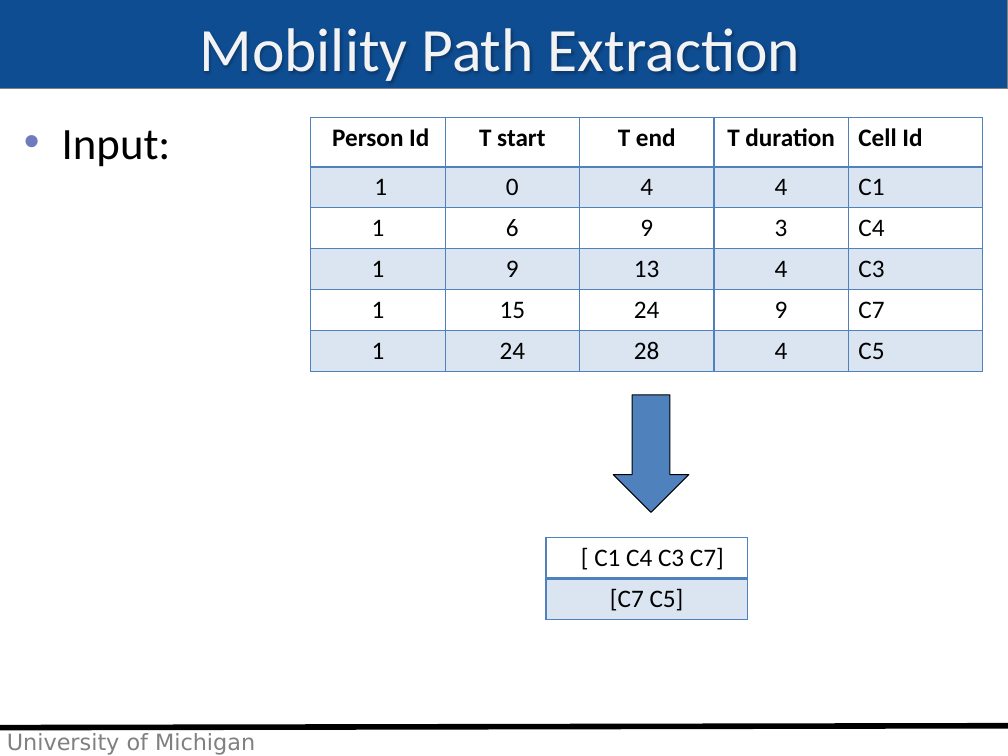
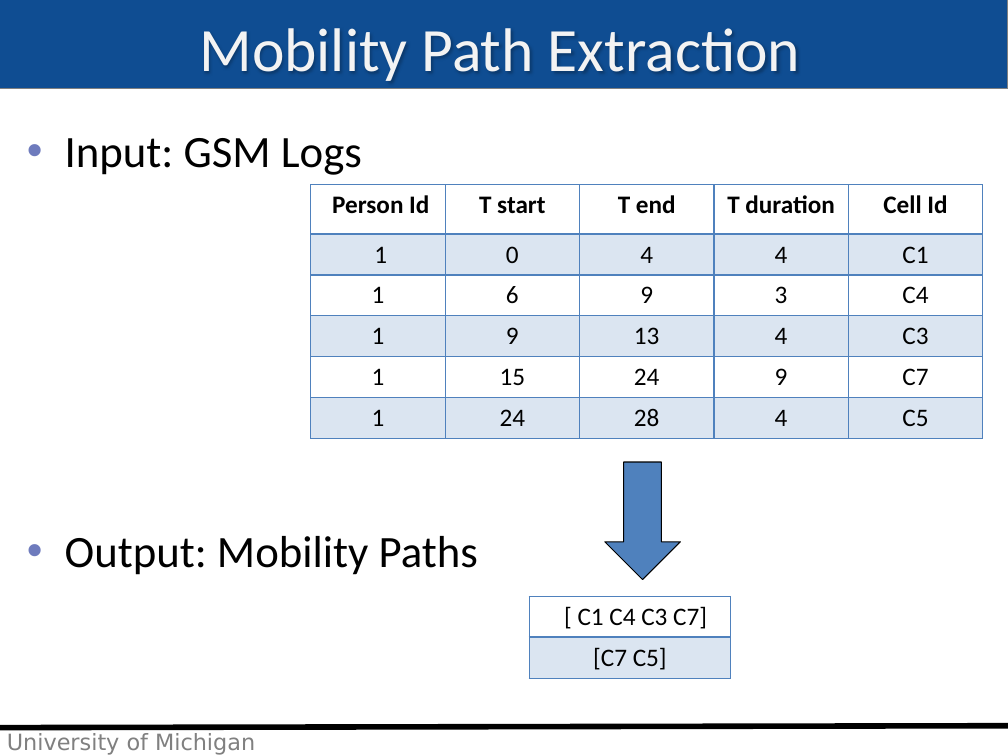
Before and after one commit to imehrdad2012/EECS589, a slide deck: slide 6 of Presentation/moradi_class19.pptx. Drawn at 1008x756 pixels with LibreOffice and Linux fonts; fonts in the diff are those of the drawing; background and template pictures are left out. Boxes give left, top, right and bottom in pixels: in the first picture for what was removed or moved away, otherwise in the second. Text is boxed around its words. In the diff, an @@ line names an element or a change of style, - is before the commit and + after.

```diff
--- a/Presentation/moradi_class19.pptx
+++ b/Presentation/moradi_class19.pptx
@@ text at bbox=[65, 138, 478, 575]: text changed @@
-• Input:
+• Input: GSM Logs
+• Output: Mobility Paths
@@ table at bbox=[310, 184, 981, 438] @@
@@ alignment left to centre @@
@@ table: place and size @@
-table at bbox=[310, 118, 981, 372]
+table at bbox=[310, 184, 981, 438]
@@ down arrow: place and size @@
-down arrow at bbox=[613, 395, 688, 513]
+down arrow at bbox=[605, 462, 680, 580]
@@ table: place and size @@
-table at bbox=[546, 537, 748, 618]
+table at bbox=[529, 597, 731, 677]
```
Also in this commit, not shown: 5 other slides changed, 11 slides added.
